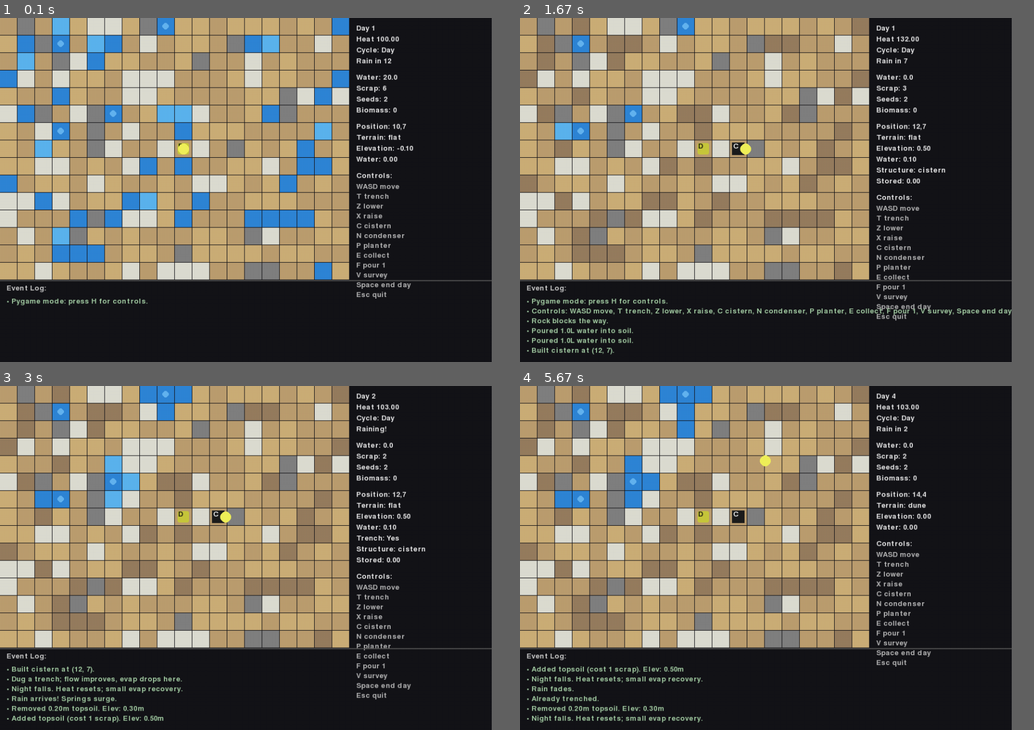
Above: before the commit, frames 1-4 (two rows, left to right).
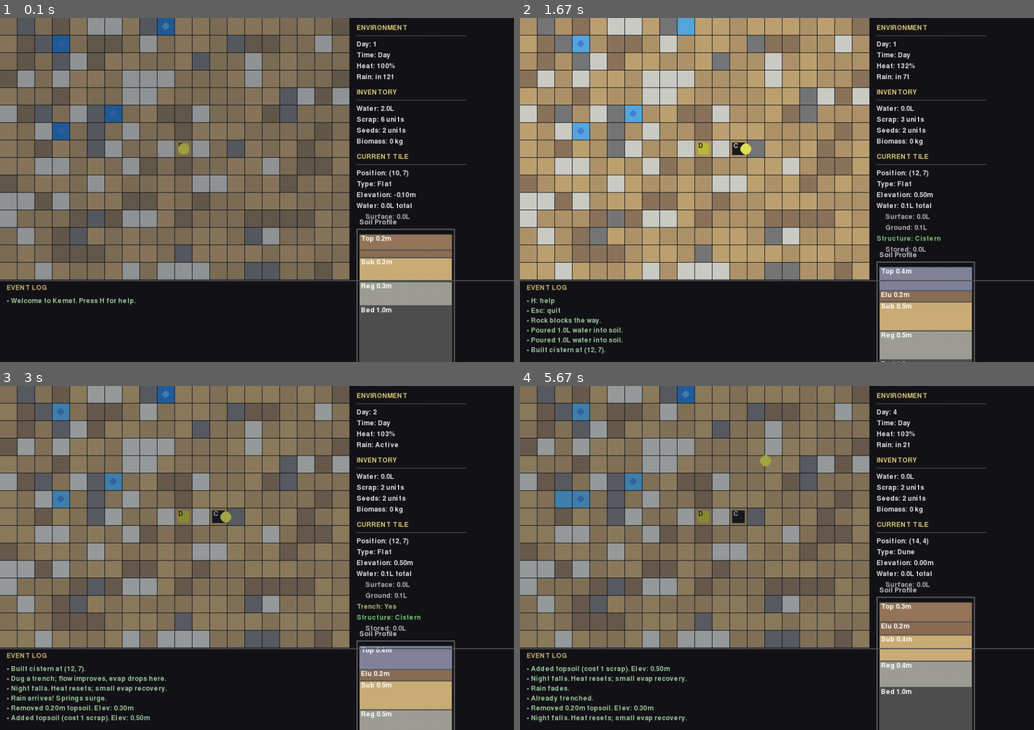
Above: after the commit, the same moments.

Repository: TimPasquini/Kemet
Game: pygame game, started from pygame_runner.py
Same seed, same stepped clock (60 frames per second), same inputs: the game is played once before the commit and once after it.
Inputs:
- Up to frame 1 (0.1 s): no input
- Up to frame 2 (1.67 s): hold H 0.33-0.8 s; hold D 0.33-0.8 s; tap F at 0.83, 1.17 s; tap C at 1.5 s
- Up to frame 3 (3 s): tap one key every 0.33 s from 1.83 s: T Space Z X
- Up to frame 4 (5.67 s): tap one key every 0.33 s from 3.17 s: Space T Z Space; hold W 5-5.47 s; hold D from 5.5 s (still down)
In our replay, the window is 861x603 before the commit and 900x603 after it. These sizes can differ from the game's own. Grey fills any space a smaller window leaves; there, only what the larger window draws over its background counts as a difference.

The runs differ from the first frame. In frame 1, 59% of the frame differs, in the area x 0-100%, y 0-100%; in frame 2, 13%; in frame 3, 59%; in frame 4, 60%.

Commit message:
Modified to HUD and UI for updated units and add soil meter

Diff:
--- a/pygame_runner.py
+++ b/pygame_runner.py
@@ -9,7 +9,7 @@
 - N: build condenser
 - P: build planter
 - E: collect water on tile
-- F: pour 1 water on tile
+- F: pour 1L water on tile
 - V: survey tile
 - SPACE: end day
 - H: show help in log
@@ -36,12 +36,14 @@
     handle_command,
     simulate_tick,
 )
+from ground import SoilLayer, MATERIAL_LIBRARY, units_to_meters
 
 # Display constants
-SIDEBAR_WIDTH = 260
+SIDEBAR_WIDTH = 300
 TILE_SIZE = 32
 LINE_HEIGHT = 20
-FONT_SIZE = 20
+FONT_SIZE = 18
+SECTION_SPACING = 8
 
 # Movement and collision constants
 MOVE_SPEED = 220  # pixels per second
@@ -54,20 +56,26 @@
 TRENCH_INSET = 10
 WELL_RADIUS = 6
 
+# Profile meter constants
+PROFILE_WIDTH = 180
+PROFILE_HEIGHT = 300
+PROFILE_MARGIN = 10
+
 # Control scheme - single source of truth
 CONTROLS = [
-    "WASD move",
-    "T trench",
-    "Z lower",
-    "X raise",
-    "C cistern",
-    "N condenser",
-    "P planter",
-    "E collect",
-    "F pour 1",
-    "V survey",
-    "Space end day",
-    "Esc quit"
+    "WASD: move",
+    "T: dig trench",
+    "Z: lower ground",
+    "X: raise ground",
+    "C: build cistern",
+    "N: build condenser",
+    "P: build planter",
+    "E: collect water",
+    "F: pour 1L",
+    "V: survey",
+    "Space: end day",
+    "H: help",
+    "Esc: quit"
 ]
 
 MapSize = Tuple[int, int]
@@ -80,9 +88,9 @@
     Prioritizes water visualization over base terrain color.
     """
     # Hydration overlays
-    if state_tile.hydration >= 1.0:
+    if state_tile.hydration >= 10.0:
         return (48, 133, 214)  # deep water
-    if state_tile.hydration >= 0.5:
+    if state_tile.hydration >= 5.0:
         return (92, 180, 238)  # damp
     # Base per tile kind
     return {
@@ -99,37 +107,109 @@
     surface.blit(font.render(text, True, color), pos)
 
 
-def wrap_text(font, text: str, max_width: int) -> List[str]:
-    """
-    Wrap text to fit within max_width pixels.
-
-    Uses font.size() instead of rendering for efficiency.
-    """
-    words = text.split(' ')
-    lines = []
-    current_line = ""
-
-    for word in words:
-        test_line = current_line + (" " if current_line else "") + word
-        width = font.size(test_line)[0]
-        if width <= max_width:
-            current_line = test_line
-        else:
-            if current_line:
-                lines.append(current_line)
-            current_line = word
-
-    if current_line:
-        lines.append(current_line)
-
-    return lines if lines else [text]
+def draw_section_header(surface, font, text: str, pos: Tuple[int, int]) -> int:
+    """Draw a section header with underline. Returns new y position."""
+    x, y = pos
+    draw_text(surface, font, text, (x, y), color=(220, 200, 120))
+    y += LINE_HEIGHT
+    pygame.draw.line(surface, (100, 100, 80), (x, y), (x + 200, y), 1)
+    return y + 6
+
+
+def draw_soil_profile(surface, font, tile, pos: Tuple[int, int], width: int, height: int) -> None:
+    """
+    Draw a cross-section view of the soil layers for the current tile.
+
+    Shows layers from surface down to bedrock with proper scaling and colors.
+    """
+    x, y = pos
+    terrain = tile.terrain
+    water = tile.water
+
+    # Draw border
+    pygame.draw.rect(surface, (100, 100, 100), (x, y, width, height), 2)
+
+    # Draw title
+    draw_text(surface, font, "Soil Profile", (x + 5, y - 18), color=(200, 200, 200))
+
+    # Calculate total height and scale
+    total_depth = terrain.get_total_soil_depth() + terrain.bedrock_depth
+    if total_depth == 0:
+        return
+
+    scale = (height - 20) / total_depth  # pixels per unit
+
+    current_y = y + 10
+
+    # Helper to draw a layer
+    def draw_layer(layer: SoilLayer, label: str):
+        nonlocal current_y
+        depth = terrain.get_layer_depth(layer)
+        if depth == 0:
+            return
+
+        layer_height = int(depth * scale)
+        if layer_height < 2:  # Too thin to show
+            return
+
+        material = terrain.get_layer_material(layer)
+        props = MATERIAL_LIBRARY.get(material)
+        color = props.display_color if props else (150, 150, 150)
+
+        # Draw material
+        layer_rect = pygame.Rect(x + 5, current_y, width - 10, layer_height)
+        pygame.draw.rect(surface, color, layer_rect)
+        pygame.draw.rect(surface, (80, 80, 80), layer_rect, 1)
+
+        # Draw water overlay if present
+        water_in_layer = water.get_layer_water(layer)
+        max_storage = terrain.get_max_water_storage(layer)
+        if water_in_layer > 0 and max_storage > 0:
+            fill_pct = min(100, (water_in_layer * 100) // max_storage)
+            water_height = (layer_height * fill_pct) // 100
+            if water_height > 1:
+                water_rect = pygame.Rect(
+                    x + 5,
+                    current_y + layer_height - water_height,
+                    width - 10,
+                    water_height
+                )
+                water_surf = pygame.Surface((water_rect.width, water_rect.height), pygame.SRCALPHA)
+                water_surf.fill((100, 150, 255, 100))
+                surface.blit(water_surf, water_rect.topleft)
+
+        # Draw label if layer is tall enough
+        if layer_height >= 16:
+            label_text = f"{label[:3]} {units_to_meters(depth):.1f}m"
+            draw_text(surface, font, label_text, (x + 8, current_y + 2), color=(255, 255, 255))
+
+        current_y += layer_height
+
+    # Draw layers from top to bottom
+    # Surface water
+    if water.surface_water > 0:
+        surf_height = min(30, int(water.surface_water * scale))
+        if surf_height > 2:
+            surf_rect = pygame.Rect(x + 5, current_y, width - 10, surf_height)
+            pygame.draw.rect(surface, (100, 150, 255), surf_rect)
+            if surf_height >= 16:
+                draw_text(surface, font, f"Water {water.surface_water/10:.1f}L",
+                         (x + 8, current_y + 2), color=(255, 255, 255))
+            current_y += surf_height
+
+    draw_layer(SoilLayer.ORGANICS, "Organics")
+    draw_layer(SoilLayer.TOPSOIL, "Topsoil")
+    draw_layer(SoilLayer.ELUVIATION, "Eluviation")
+    draw_layer(SoilLayer.SUBSOIL, "Subsoil")
+    draw_layer(SoilLayer.REGOLITH, "Regolith")
+    draw_layer(SoilLayer.BEDROCK, "Bedrock")
 
 
 def render(screen, font, state: GameState, tile_size: int, sidebar: int, player_px: Tuple[float, float]) -> None:
     """
     Render the complete game state to the pygame window.
 
-    Draws tiles, structures, player, and HUD sidebar with inventory.
+    Draws tiles, structures, player, HUD sidebar with inventory and soil profile.
     Log messages displayed in bottom panel across full width.
     """
     screen.fill((20, 20, 25))
@@ -161,8 +241,8 @@
             tile = state.tiles[x][y]
             rect = pygame.Rect(x * tile_size, y * tile_size, tile_size - 1, tile_size - 1)
             if tile.well_output > 0:
-                # Different colors for seep vs spring
-                well_color = (100, 180, 240) if tile.well_output > 0.3 else (70, 140, 220)
+                # Different colors for seep vs spring (converting units to L for comparison)
+                well_color = (100, 180, 240) if tile.well_output/10 > 0.3 else (70, 140, 220)
                 pygame.draw.circle(screen, well_color, rect.center, WELL_RADIUS)
             if tile.depot:
                 pygame.draw.rect(screen, (200, 200, 60), rect.inflate(-TRENCH_INSET, -TRENCH_INSET), border_radius=3)
@@ -176,79 +256,98 @@
     hud_x = map_width + 12
     y_offset = 12
 
-    draw_text(screen, font, f"Day {state.day}", (hud_x, y_offset))
-    y_offset += LINE_HEIGHT
-
-    draw_text(screen, font, f"Heat {state.heat:.2f}", (hud_x, y_offset))
+    # Environment section
+    y_offset = draw_section_header(screen, font, "ENVIRONMENT", (hud_x, y_offset))
+    y_offset += 4
+
+    draw_text(screen, font, f"Day: {state.day}", (hud_x, y_offset))
     y_offset += LINE_HEIGHT
 
     phase = "Night" if state.heat < HEAT_NIGHT_THRESHOLD else "Day"
-    draw_text(screen, font, f"Cycle: {phase}", (hud_x, y_offset))
-    y_offset += LINE_HEIGHT
-
-    rain_txt = "Raining!" if state.raining else f"Rain in {state.rain_timer}"
-    draw_text(screen, font, rain_txt, (hud_x, y_offset))
-    y_offset += LINE_HEIGHT * 1.5  # Extra space before inventory
+    draw_text(screen, font, f"Time: {phase}", (hud_x, y_offset))
+    y_offset += LINE_HEIGHT
+
+    draw_text(screen, font, f"Heat: {state.heat}%", (hud_x, y_offset))
+    y_offset += LINE_HEIGHT
+
+    rain_status = "Active" if state.raining else f"in {state.rain_timer}t"
+    draw_text(screen, font, f"Rain: {rain_status}", (hud_x, y_offset))
+    y_offset += LINE_HEIGHT + SECTION_SPACING
+
+    # Inventory section
+    y_offset = draw_section_header(screen, font, "INVENTORY", (hud_x, y_offset))
+    y_offset += 4
 
     inv = state.inventory
-    draw_text(screen, font, f"Water: {inv['water']:.1f}", (hud_x, y_offset))
-    y_offset += LINE_HEIGHT
-
-    draw_text(screen, font, f"Scrap: {int(inv['scrap'])}", (hud_x, y_offset))
-    y_offset += LINE_HEIGHT
-
-    draw_text(screen, font, f"Seeds: {int(inv['seeds'])}", (hud_x, y_offset))
-    y_offset += LINE_HEIGHT
-
-    draw_text(screen, font, f"Biomass: {int(inv['biomass'])}", (hud_x, y_offset))
-    y_offset += LINE_HEIGHT * 1.5  # Extra space before player tile info
-
-    # Current tile info
+    draw_text(screen, font, f"Water: {inv['water']/10:.1f}L", (hud_x, y_offset))
+    y_offset += LINE_HEIGHT
+
+    draw_text(screen, font, f"Scrap: {int(inv['scrap'])} units", (hud_x, y_offset))
+    y_offset += LINE_HEIGHT
+
+    draw_text(screen, font, f"Seeds: {int(inv['seeds'])} units", (hud_x, y_offset))
+    y_offset += LINE_HEIGHT
+
+    draw_text(screen, font, f"Biomass: {int(inv['biomass'])} kg", (hud_x, y_offset))
+    y_offset += LINE_HEIGHT + SECTION_SPACING
+
+    # Current tile section
     x, y = state.player
     tile = state.tiles[x][y]
     structure = state.structures.get((x, y))
 
-    draw_text(screen, font, f"Position: {x},{y}", (hud_x, y_offset))
-    y_offset += LINE_HEIGHT
-
-    draw_text(screen, font, f"Terrain: {tile.kind}", (hud_x, y_offset))
-    y_offset += LINE_HEIGHT
-
-    draw_text(screen, font, f"Elevation: {tile.elevation:.2f}", (hud_x, y_offset))
-    y_offset += LINE_HEIGHT
-
-    draw_text(screen, font, f"Water: {tile.hydration:.2f}", (hud_x, y_offset))
-    y_offset += LINE_HEIGHT
+    y_offset = draw_section_header(screen, font, "CURRENT TILE", (hud_x, y_offset))
+    y_offset += 4
+
+    draw_text(screen, font, f"Position: ({x}, {y})", (hud_x, y_offset))
+    y_offset += LINE_HEIGHT
+
+    draw_text(screen, font, f"Type: {tile.kind.capitalize()}", (hud_x, y_offset))
+    y_offset += LINE_HEIGHT
+
+    draw_text(screen, font, f"Elevation: {tile.elevation:.2f}m", (hud_x, y_offset))
+    y_offset += LINE_HEIGHT
+
+    total_water = tile.water.total_water()
+    draw_text(screen, font, f"Water: {total_water/10:.1f}L total", (hud_x, y_offset))
+    y_offset += LINE_HEIGHT
+
+    surface_water = tile.water.surface_water
+    draw_text(screen, font, f"  Surface: {surface_water/10:.1f}L", (hud_x + 10, y_offset), color=(180, 180, 180))
+    y_offset += LINE_HEIGHT
+
+    subsurface = tile.water.total_subsurface_water()
+    if subsurface > 0:
+        draw_text(screen, font, f"  Ground: {subsurface/10:.1f}L", (hud_x + 10, y_offset), color=(180, 180, 180))
+        y_offset += LINE_HEIGHT
 
     if tile.well_output > 0:
-        draw_text(screen, font, f"Well: {tile.well_output:.2f}/t", (hud_x, y_offset))
+        draw_text(screen, font, f"Well: {tile.well_output/10:.2f}L/tick", (hud_x, y_offset), color=(100, 180, 255))
         y_offset += LINE_HEIGHT
 
     if tile.trench:
-        draw_text(screen, font, "Trench: Yes", (hud_x, y_offset))
+        draw_text(screen, font, "Trench: Yes", (hud_x, y_offset), color=(180, 180, 120))
         y_offset += LINE_HEIGHT
 
     if structure:
-        draw_text(screen, font, f"Structure: {structure.kind}", (hud_x, y_offset))
+        draw_text(screen, font, f"Structure: {structure.kind.capitalize()}", (hud_x, y_offset), color=(120, 200, 120))
         y_offset += LINE_HEIGHT
+
         if structure.kind == "cistern":
-            draw_text(screen, font, f"Stored: {structure.stored:.2f}", (hud_x, y_offset))
+            draw_text(screen, font, f"  Stored: {structure.stored/10:.1f}L", (hud_x + 10, y_offset), color=(180, 180, 180))
             y_offset += LINE_HEIGHT
         elif structure.kind == "planter":
-            draw_text(screen, font, f"Growth: {structure.growth:.2f}", (hud_x, y_offset))
+            draw_text(screen, font, f"  Growth: {structure.growth}%", (hud_x + 10, y_offset), color=(180, 180, 180))
             y_offset += LINE_HEIGHT
 
-    y_offset += LINE_HEIGHT * 0.5  # Extra space before controls
-
-    draw_text(screen, font, "Controls:", (hud_x, y_offset))
-    y_offset += LINE_HEIGHT
-
-    for line in CONTROLS:
-        draw_text(screen, font, line, (hud_x, y_offset), color=(180, 180, 180))
-        y_offset += 18  # Slightly tighter spacing for controls
+    y_offset += SECTION_SPACING
+
+    # Soil profile visualization
+    profile_y = y_offset
+    draw_soil_profile(screen, font, tile, (hud_x, profile_y), PROFILE_WIDTH, PROFILE_HEIGHT)
 
     # Night overlay on map area only
-    night_alpha = max(0, min(200, int((1.4 - state.heat) * 180)))
+    night_alpha = max(0, min(200, int((140 - state.heat) * 180 // 80)))
     if night_alpha > 0:
         overlay = pygame.Surface((map_width, map_height), pygame.SRCALPHA)
         overlay.fill((10, 20, 40, night_alpha))
@@ -264,12 +363,12 @@
     # Log header
     log_x = 12
     log_y = log_panel_y + 8
-    draw_text(screen, font, "Event Log:", (log_x, log_y), color=(200, 200, 200))
+    draw_text(screen, font, "EVENT LOG", (log_x, log_y), color=(200, 180, 120))
     log_y += LINE_HEIGHT + 4
 
-    # Display recent messages (no wrapping needed with full width)
-    available_width = screen.get_width() - 24  # margin on both sides
-    max_messages = (log_panel_height - 40) // 18  # how many fit
+    # Display recent messages
+    available_width = screen.get_width() - 24
+    max_messages = (log_panel_height - 40) // 18
 
     for msg in state.messages[-max_messages:]:
         draw_text(screen, font, f"• {msg}", (log_x, log_y), color=(160, 200, 160))
@@ -346,16 +445,16 @@
     """
     pygame.init()
     map_w, map_h = window_size
-    # Window sized to fit map + log area below
-    log_height = 150  # Height of bottom log panel
+    # Window sized to fit map + log area below + wider sidebar
+    log_height = 150
     window_width = map_w * tile_size + SIDEBAR_WIDTH
     window_height = map_h * tile_size + log_height
     screen = pygame.display.set_mode((window_width, window_height))
-    pygame.display.set_caption("Kemet Prototype (pygame-ce)")
+    pygame.display.set_caption("Kemet Prototype - Desert Terraforming")
     font = pygame.font.Font(None, FONT_SIZE)
     clock = pygame.time.Clock()
     state = build_initial_state(width=map_w, height=map_h)
-    state.messages.append("Pygame mode: press H for controls.")
+    state.messages.append("Welcome to Kemet. Press H for help.")
     player_px = [state.player[0] * tile_size + tile_size / 2, state.player[1] * tile_size + tile_size / 2]
     tick_timer = 0.0
 
@@ -389,7 +488,8 @@
                 elif event.key == pygame.K_SPACE:
                     issue(state, "end", [])
                 elif event.key == pygame.K_h:
-                    state.messages.append("Controls: " + ", ".join(CONTROLS))
+                    for control in CONTROLS:
+                        state.messages.append(control)
 
         # Continuous movement with WASD
         keys = pygame.key.get_pressed()
